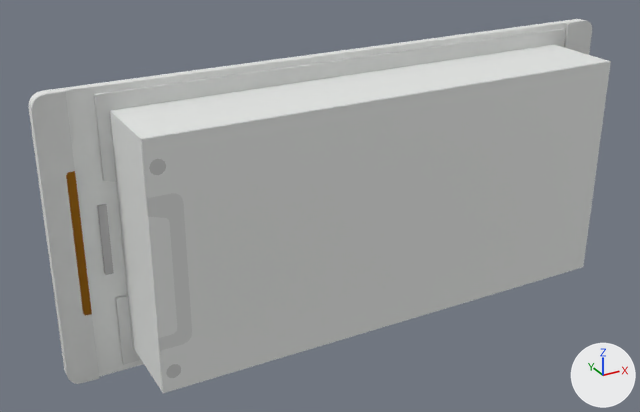
One commit to the glTF model public/models/devices/heltec-vision-master-e213.glb: the scene before it, then after it.
Rendered twice from a 50 mm lens placed at (-0.0473, -0.079, 0.054), pointed at (-0.005, -0.002, 0.0156). The axes (+X, +Y, +Z) are drawn at lower right. The lights are the same throughout. The older version comes first. Vertices at exactly the same position are counted once.

The first picture shows 'Body', 'Display', 'Face_b7b7b7', 'Face_c6842a', 'Face_dbdddb', 'Face_e8eae8' and 1 more.
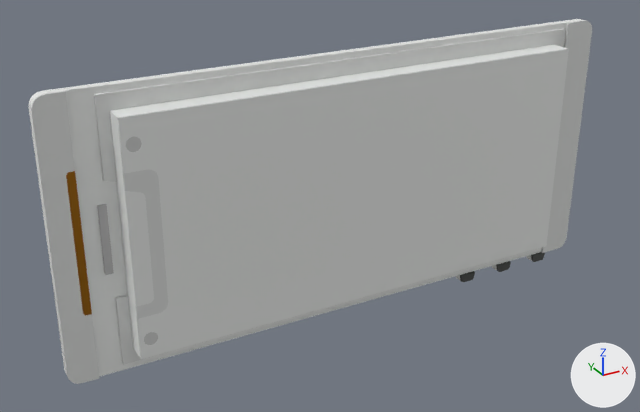
Boxes [x1, y1, x2, y2] around the edits, measured in the pictures (640 x 412 px; the box of a moved part takes in the faces that stretch with it):
'Face_e8eae8', moved: before [141, 61, 611, 393]; after [117, 49, 569, 359]
'Face_dbdddb', reshaped: before [31, 20, 610, 393]; after [31, 20, 592, 384]
'Display', mesh rescaled (8% narrower, 10% shorter): before [110, 45, 608, 391]; after [110, 45, 566, 357]
part 3 of me_face_dbdddb, moved or reshaped: before [141, 144, 192, 389]; after [118, 123, 168, 356]
part 4 of me_face_dbdddb, moved or reshaped: before [140, 61, 610, 393]; after [117, 48, 567, 359]

The change in detail:
me_display is used by ob_display; location (0.0, 0.0, 0.0).
me_display had 8 vertices, 12 faces and spanned x -0.0264..0.0274, y -0.0096..-0.0005, z 0.0036..0.0292.
me_display now has 8 vertices, 12 faces and spans x -0.0264..0.0274, y -0.003..-0.0005, z 0.0036..0.0292.
me_display part 1: the whole mesh is scaled about its middle by (1, 0.275, 1), then moved by (0.0, 0.0033, 0.0).
me_face_e8eae8 is used by ob_face_e8eae8; location (0.0, 0.0, 0.0).
me_face_e8eae8 had 124 vertices, 248 faces and spanned x -0.0264..0.0274, y -0.0099..-0.0096, z 0.0036..0.0292.
me_face_e8eae8 now has 124 vertices, 248 faces and spans x -0.0264..0.0274, y -0.0033..-0.003, z 0.0036..0.0292.
me_face_e8eae8 part 2: the whole mesh is moved by (0.0, 0.0066, 0.0).
me_face_dbdddb is used by ob_face_dbdddb; location (0.0, 0.0, 0.0).
me_face_dbdddb had 190 vertices, 360 faces and spanned x -0.0334..0.0334, y -0.0099..-0.0005, z 0.001..0.0316.
me_face_dbdddb now has 190 vertices, 360 faces and spans x -0.0334..0.0334, y -0.0033..-0.0005, z 0.001..0.0316.
me_face_dbdddb part 3: the loose piece of 52 vertices spanning x -0.0264..-0.0231, y -0.0099..-0.0096, z 0.004..0.0287 is moved by (0.0, 0.0066, 0.0).
me_face_dbdddb part 4: the loose piece of 30 vertices spanning x -0.0264..0.0274, y -0.0099..-0.0096, z 0.0036..0.0292 is moved by (0.0, 0.0066, 0.0).
